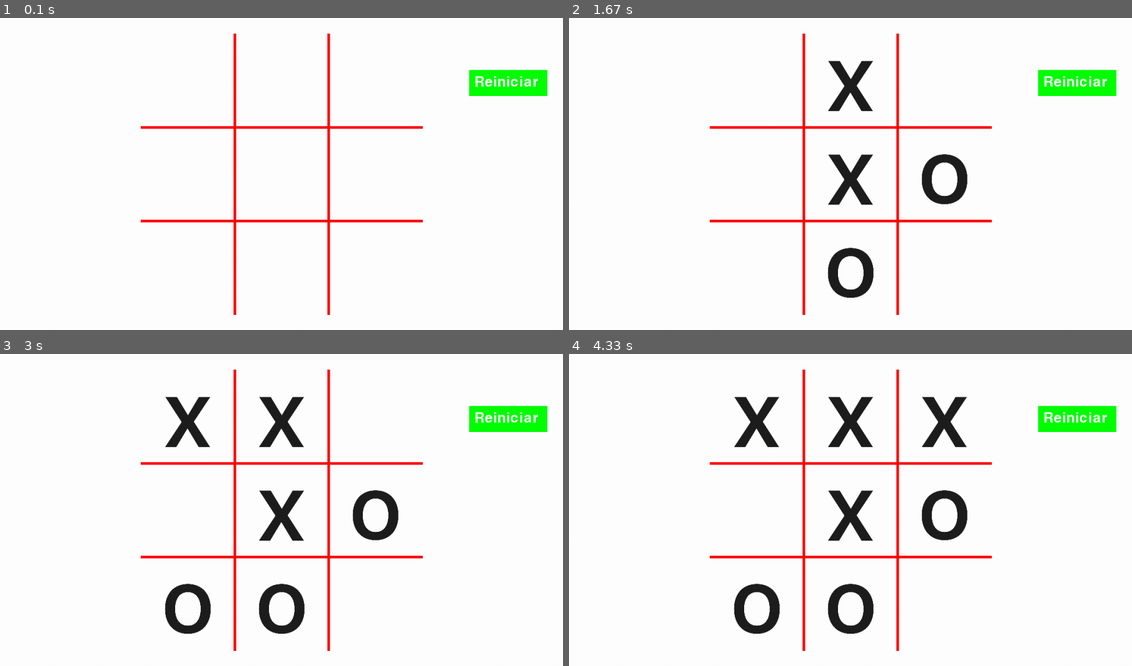
Above: before the commit, frames 1-4 (two rows, left to right).
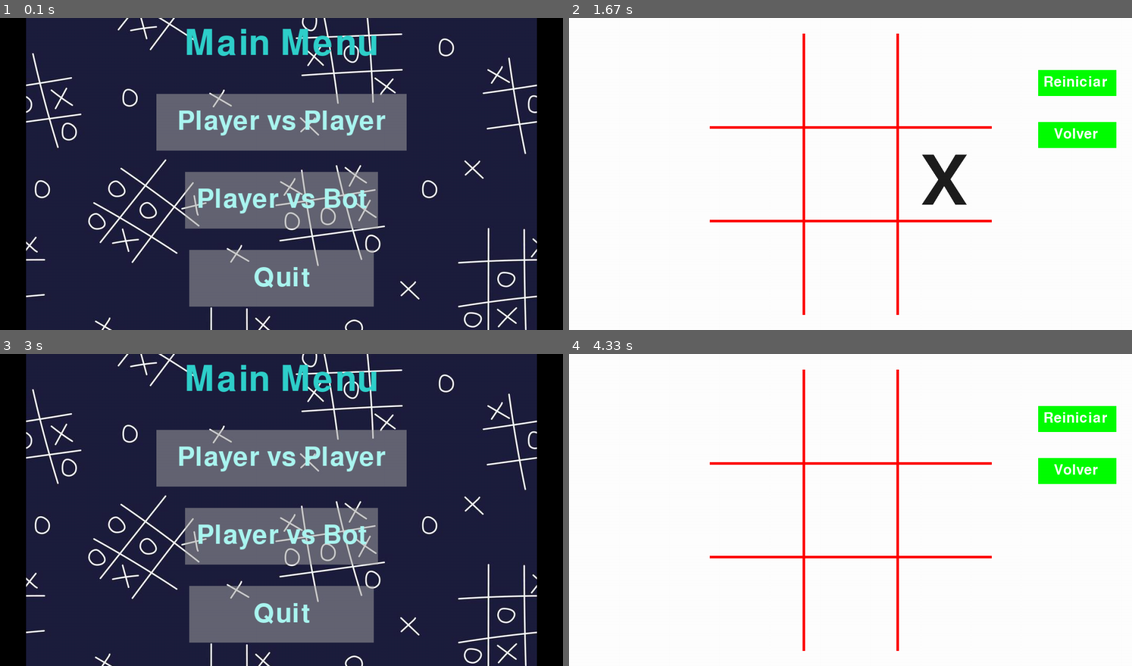
Above: after the commit, the same moments.

Repository: Nack34/RLProject
Game: pygame game, started from tictactoe/main.py
Two runs of this game, one before a commit and one after it. Both use one fixed random seed, a clock stepped at 60 frames per second and the inputs below.
Inputs (mouse positions are in pixels of both pictures, inside the frame that each line leads up to):
- Up to frame 1 (0.1 s): no input
- Up to frame 2 (1.67 s): click (850, 174) at 0.38 s; click (1075, 133) at 0.72 s; click (850, 120) at 1.05 s, where only the run after the commit has a clickable "Player vs Player"; click (918, 202) at 1.38 s
- Up to frame 3 (3 s): click (78, 500) at 1.72 s; click (506, 469) at 2.55 s; click (191, 407) at 2.88 s
- Up to frame 4 (4.33 s): click (968, 453) at 4.22 s

The runs differ from the first frame. In frame 1, 99% of the frame differs, in the area x 0-100%, y 0-100%; in frame 2, 4.0%; in frame 3, 99%; in frame 4, 5.7%.

Commit message:
Menu y modo de juego

Diff:
--- /dev/null
+++ b/tictactoe/button.py
@@ -0,0 +1,29 @@
+class Button():
+	def __init__(self, image, pos, text_input, font, base_color, hovering_color):
+		self.image = image
+		self.x_pos = pos[0]
+		self.y_pos = pos[1]
+		self.font = font
+		self.base_color, self.hovering_color = base_color, hovering_color
+		self.text_input = text_input
+		self.text = self.font.render(self.text_input, True, self.base_color)
+		if self.image is None:
+			self.image = self.text
+		self.rect = self.image.get_rect(center=(self.x_pos, self.y_pos))
+		self.text_rect = self.text.get_rect(center=(self.x_pos, self.y_pos))
+
+	def update(self, screen):
+		if self.image is not None:
+			screen.blit(self.image, self.rect)
+		screen.blit(self.text, self.text_rect)
+
+	def checkForInput(self, position):
+		if position[0] in range(self.rect.left, self.rect.right) and position[1] in range(self.rect.top, self.rect.bottom):
+			return True
+		return False
+
+	def changeColor(self, position):
+		if position[0] in range(self.rect.left, self.rect.right) and position[1] in range(self.rect.top, self.rect.bottom):
+			self.text = self.font.render(self.text_input, True, self.hovering_color)
+		else:
+			self.text = self.font.render(self.text_input, True, self.base_color)
--- a/tictactoe/main.py
+++ b/tictactoe/main.py
@@ -1,8 +1,9 @@
 import pygame, sys # type: ignore
 from pygame.locals import * # type: ignore
 from error_classes import InvalidInputError, CellOccupiedError
-from config import init_game, VERDE, ROJO, BLANCO
+from config import init_game, VERDE, ROJO, BLANCO, NEGRO
 import random
+from button import Button
 
 PANTALLA, FPS, RELOJ, img_o, img_x = init_game(pygame)
 
@@ -141,6 +142,20 @@
         debo_reiniciar = False
         cont = 0
 
+def check_exit(event):
+    global tablero
+    global debo_reiniciar
+    global turno
+    global cont
+    clic_x, clic_y = event.pos
+
+    if 900 <= clic_x <= 1050 and 200 <= clic_y <= 250:
+        tablero = [ [0,0,0], [0,0,0], [0,0,0] ]
+        debo_reiniciar = False
+        turno = 1
+        cont = 0
+        main_menu()
+
 def draw_tic_tac_toe_board():
     # Tamaño de cada celda
     cell_size = 180
@@ -165,6 +180,12 @@
     font = pygame.font.SysFont(None, 40)
     texto = font.render("Reiniciar", True, BLANCO)
     PANTALLA.blit(texto, (910, 110))
+
+def draw_exit_button():
+    pygame.draw.rect(PANTALLA, VERDE, (900, 200, 150, 50))  # Botón
+    font = pygame.font.SysFont(None, 40)
+    texto = font.render("Volver", True, BLANCO)
+    PANTALLA.blit(texto, (930, 210))
 
 # already all configured, show all draws on display
 PANTALLA.fill(BLANCO)
@@ -187,37 +208,138 @@
                 print("La maquina fallo demasiado. TODO: hacer que solo pueda elegir random alguno de los lugares libres y listo")
                 return
 
-while True:
-    for event in pygame.event.get():
-        if event.type == QUIT: # type: ignore
-            pygame.quit()
-            sys.exit()
-            pygame.mixer.music.stop()
-
-        if event.type == pygame.MOUSEBUTTONDOWN:
-
-            clic_x, clic_y = event.pos
-            fila = get_fila(clic_y)
-            columna = get_columna(clic_x)
-
-            player_jugo = False
-            try:
-                play_game(fila, columna)
-                player_jugo = True
-            except (InvalidInputError, CellOccupiedError) as e:
-                print(e)
-
-            if player_jugo and contra_la_maquina:
-                random_machine_play()
-
-
-            check_reset(event)
-
-    if limpiar:
-        PANTALLA.fill(BLANCO)
-        draw_reset_button()
-        draw_tic_tac_toe_board()
-        limpiar = False
-
-    pygame.display.update()
-    RELOJ.tick(FPS)
+def player_vs_bot():
+    pygame.display.set_caption("PvP")
+    global limpiar
+
+    PANTALLA.fill(BLANCO)
+    draw_reset_button()
+    draw_exit_button()
+    draw_tic_tac_toe_board()
+
+
+    while True:
+        for event in pygame.event.get():
+            if event.type == QUIT: # type: ignore
+                pygame.quit()
+                sys.exit()
+                pygame.mixer.music.stop()
+
+            if event.type == pygame.MOUSEBUTTONDOWN:
+
+                clic_x, clic_y = event.pos
+                fila = get_fila(clic_y)
+                columna = get_columna(clic_x)
+
+                player_jugo = False
+                try:
+                    play_game(fila, columna)
+                    player_jugo = True
+                except (InvalidInputError, CellOccupiedError) as e:
+                    print(e)
+
+                if player_jugo and contra_la_maquina:
+                    random_machine_play()
+
+
+                check_reset(event)
+                check_exit(event)
+
+        if limpiar:
+            PANTALLA.fill(BLANCO)
+            draw_reset_button()
+            draw_exit_button()
+            draw_tic_tac_toe_board()
+            limpiar = False
+
+        pygame.display.update()
+        RELOJ.tick(FPS)
+
+
+def player_vs_player():
+    pygame.display.set_caption("PvP")
+    global limpiar
+
+    PANTALLA.fill(BLANCO)
+    draw_reset_button()
+    draw_exit_button()
+    draw_tic_tac_toe_board()
+
+
+    while True:
+        for event in pygame.event.get():
+            if event.type == QUIT:
+                pygame.quit()
+                sys.exit()
+                pygame.mixer.music.stop()
+
+            if event.type == pygame.MOUSEBUTTONDOWN:
+
+                clic_x, clic_y = event.pos
+                fila = get_fila(clic_y)
+                columna = get_columna(clic_x)
+
+                try:
+                    play_game(fila, columna)
+                except (InvalidInputError, CellOccupiedError) as e:
+                    print(e)
+
+
+                check_reset(event)
+                check_exit(event)
+
+        if limpiar:
+            PANTALLA.fill(BLANCO)
+            draw_reset_button()
+            draw_exit_button()
+            draw_tic_tac_toe_board()
+            limpiar = False
+
+        pygame.display.update()
+        RELOJ.tick(FPS)
+
+def get_font(size): # Returns Press-Start-2P in the desired size
+    return pygame.font.Font(None, size)
+
+def main_menu(): # main menu screen
+    pygame.display.set_caption("Menu principal")
+    PANTALLA.fill(NEGRO)
+    fondo = pygame.image.load("images/background/tic-tac-toe-background.jpg")
+
+    while True:
+        PANTALLA.blit(fondo, (50, 0))
+
+        MENU_MOUSE_POS = pygame.mouse.get_pos()
+
+        MENU_TXT = get_font(100).render("Main Menu", True, "#30d1cc")
+        MENU_RECT = MENU_TXT.get_rect(center = (540, 50)) #Probar centralizado
+
+        PVP_BUTTON = Button(image = pygame.image.load("images/buttons/PvP-Rect.png"), pos = (540, 200),
+                            text_input = "Player vs Player", font = get_font(75), base_color = "#abf7f2", hovering_color = BLANCO)
+        PVB_BUTTON = Button(image = pygame.image.load("images/buttons/PvB-Rect.png"), pos = (540, 350),
+                            text_input = "Player vs Bot", font = get_font(75), base_color = "#abf7f2", hovering_color = BLANCO)
+        QUIT_BUTTON = Button(image = pygame.image.load("images/buttons/Quit-Rect.png"), pos = (540, 500),
+                             text_input = "Quit", font = get_font(75), base_color = "#abf7f2", hovering_color = BLANCO)
+
+        PANTALLA.blit(MENU_TXT, MENU_RECT)
+
+        for button in [PVP_BUTTON, PVB_BUTTON, QUIT_BUTTON]:
+            button.changeColor(MENU_MOUSE_POS)
+            button.update(PANTALLA)
+
+        for event in pygame.event.get():
+            if event.type == pygame.QUIT:
+                pygame.quit
+                sys.exit()
+            if event.type == pygame.MOUSEBUTTONDOWN:
+                if PVP_BUTTON.checkForInput(MENU_MOUSE_POS):
+                    player_vs_player()
+                if PVB_BUTTON.checkForInput(MENU_MOUSE_POS):
+                    player_vs_bot() # Falta
+                if QUIT_BUTTON.checkForInput(MENU_MOUSE_POS):
+                    pygame.quit()
+                    sys.exit()
+        pygame.display.update()
+
+
+main_menu()
Binary file added: tictactoe/images/background/tic-tac-toe-background.jpg
Binary file added: tictactoe/images/buttons/PVP-Rect.png
Binary file added: tictactoe/images/buttons/PvB-Rect.png
Binary file added: tictactoe/images/buttons/Quit-Rect.png
